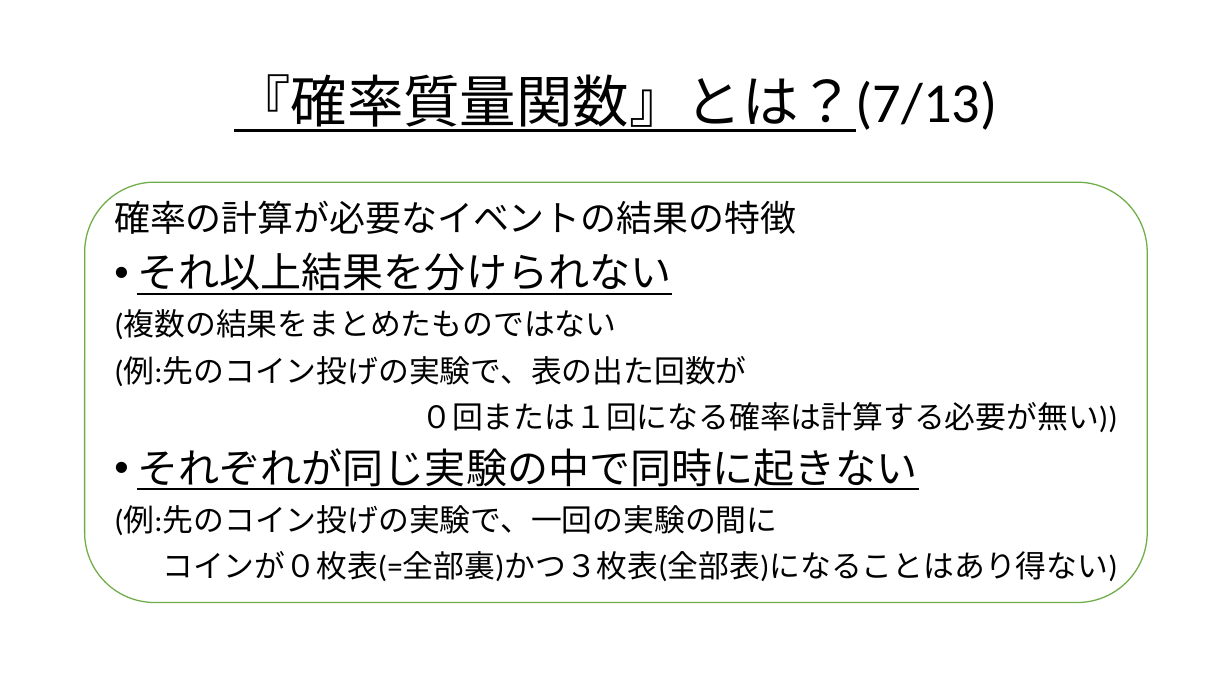
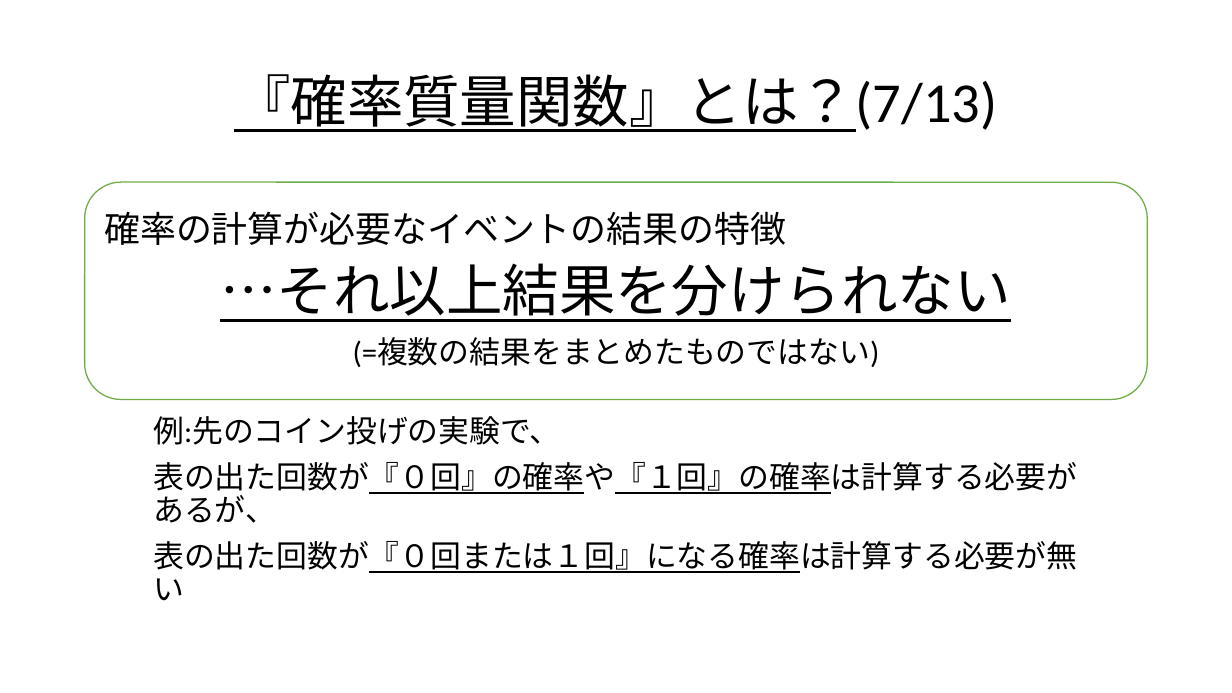
Before and after one commit to Ryo-KATAYAMA/Senior_Project, a slide deck: slide 44 of Chapter4_1.pptx (slide 43 before the commit). Drawn at 1232x693 pixels with LibreOffice and Linux fonts; fonts in the diff are those of the drawing. Boxes give left, top, right and bottom in pixels: in the first picture for what was removed or moved away, otherwise in the second. Text is boxed around its words. In the diff, an @@ line names an element or a change of style, - is before the commit and + after.

Commit message:
前回訂正で間違っていたところ再訂正、説明に追記必要なところは編集内容の予定と大まかな範囲を指定しスライドに追記

```diff
--- a/Chapter4_1.pptx
+++ b/Chapter4_1.pptx
@@ rounded rectangle "確率の計算が必要なイベントの結果の特徴": place and size @@
-rounded rectangle "確率の計算が必要なイベントの結果の特徴" at [85,182,1148,603]
+rounded rectangle "確率の計算が必要なイベントの結果の特徴" at [85,182,1148,399]
@@ text in rounded rectangle at [220,263,1010,367]: text changed @@
-• それ以上結果を分けられない
-(複数の結果をまとめたものではない
-(例:先のコイン投げの実験で、表の出た回数が
-０回または１回になる確率は計算する必要が無い))
-• それぞれが同じ実験の中で同時に起きない
-(例:先のコイン投げの実験で、一回の実験の間に
-コインが０枚表(=全部裏)かつ３枚表(全部表)になることはあり得ない)
+…それ以上結果を分けられない
+(=複数の結果をまとめたものではない)
@@ text added at [153,416,1077,601], 24 pt, text #000000 @@
+例:先のコイン投げの実験で、
+表の出た回数が『０回』の確率や『１回』の確率は計算する必要があるが、
+表の出た回数が『０回または１回』になる確率は計算する必要が無い
```
Also in this commit, not shown: 4 other slides changed, 1 slide added.
